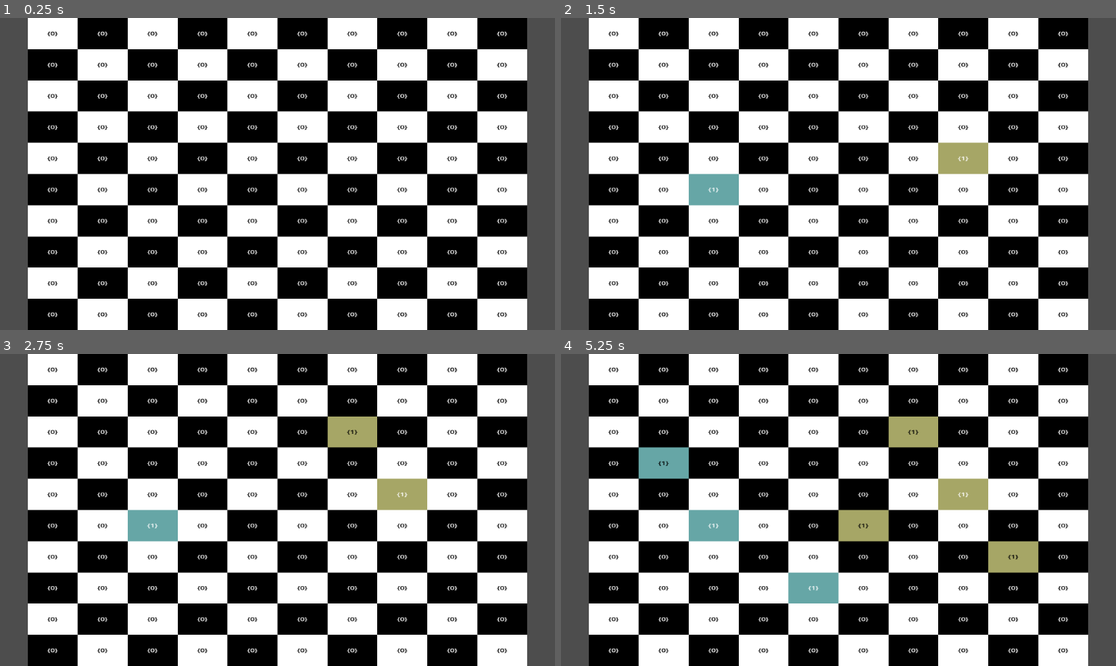
Above: before the commit, frames 1-4 (two rows, left to right).
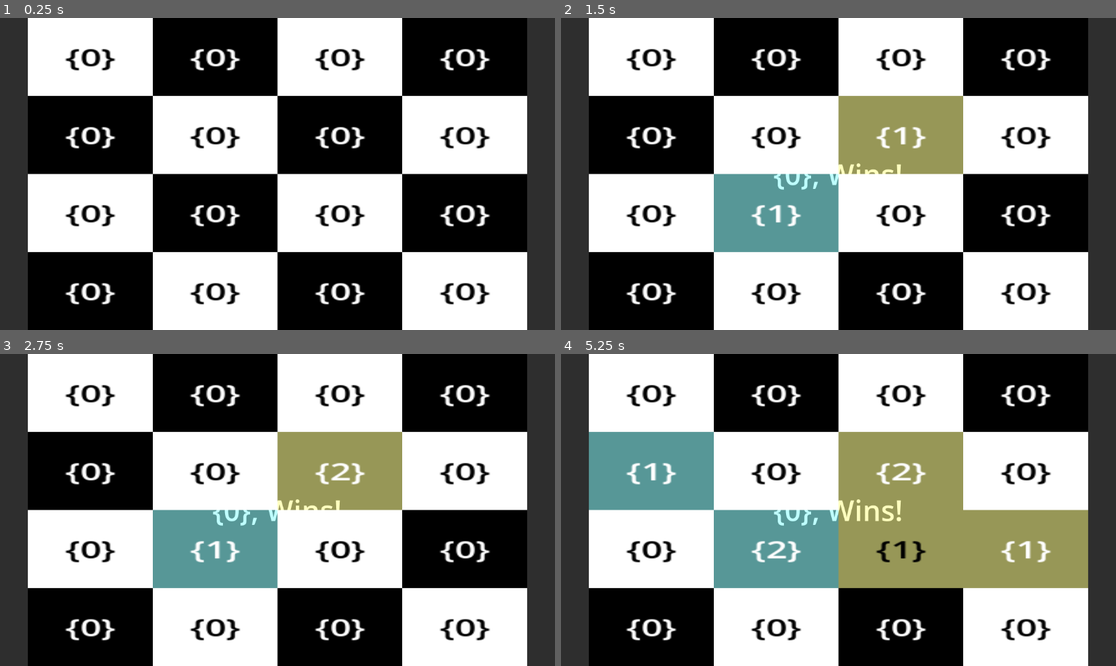
Above: after the commit, the same moments.

Repository: justAbhi77/Chain_Reaction
Game: Godot game, scene res://Scenes/root.tscn
The game is run twice, just before and just after one commit, with the same random seed, the same clock (stepped at 60 frames per second) and the same inputs.
Inputs (mouse positions are in pixels of both pictures, inside the frame that each line leads up to):
- Up to frame 1 (0.25 s): no input
- Up to frame 2 (1.5 s): tap Enter at 0.5 s; move the mouse to (960, 158) at 0.52 s; click (960, 158) at 0.67 s; tap Space at 1.25 s; move the mouse to (727, 189) at 1.27 s; click (727, 189) at 1.42 s
- Up to frame 3 (2.75 s): tap Enter at 2 s; move the mouse to (333, 441) at 2.02 s; click (333, 441) at 2.17 s
- Up to frame 4 (5.25 s): tap Space at 2.75, 4.25 s; move the mouse to (810, 572) at 2.77 s; click (810, 572) at 2.92 s; tap Enter at 3.5 s; move the mouse to (1005, 556) at 3.52 s; click (1005, 556) at 3.67 s; move the mouse to (672, 463) at 4.27 s; click (672, 463) at 4.42 s; move the mouse to (866, 510) at 5.02 s; click (866, 510) at 5.17 s

The runs differ from the first frame. In frame 1, 58% of the frame differs, in the area x 0-100%, y 0-100%; in frame 2, 62%; in frame 3, 62%; in frame 4, 68%.

Commit message:
Win screen and nested looping bug fix.

Diff:
--- a/Scenes/Cell.tscn
+++ b/Scenes/Cell.tscn
@@ -22,6 +22,7 @@
 grow_horizontal = 2
 grow_vertical = 2
 size_flags_vertical = 1
+theme_override_font_sizes/font_size = 30
 text = "{0}"
 horizontal_alignment = 1
 vertical_alignment = 1
--- a/Scenes/WinScreen.tscn
+++ b/Scenes/WinScreen.tscn
@@ -1,13 +1,22 @@
 [gd_scene format=3 uid="uid://d4nsrcvan0h4h"]
 
-[node name="WinScreen" type="Node2D"]
-
-[node name="Panel" type="Panel" parent="."]
+[node name="WinScreen" type="Control"]
+layout_mode = 3
 anchors_preset = 15
 anchor_right = 1.0
 anchor_bottom = 1.0
-offset_right = 400.0
-offset_bottom = 400.0
+grow_horizontal = 2
+grow_vertical = 2
+
+[node name="Panel" type="Panel" parent="."]
+layout_mode = 1
+anchors_preset = 15
+anchor_right = 1.0
+anchor_bottom = 1.0
+offset_left = -200.0
+offset_top = -200.0
+offset_right = 200.0
+offset_bottom = 200.0
 grow_horizontal = 2
 grow_vertical = 2
 
--- /dev/null
+++ b/Scenes/WinScreen2.tscn
@@ -0,0 +1,34 @@
+[gd_scene format=3 uid="uid://btvuoufb2yrnd"]
+
+[node name="Control" type="Control"]
+layout_mode = 3
+anchors_preset = 15
+anchor_right = 1.0
+anchor_bottom = 1.0
+grow_horizontal = 2
+grow_vertical = 2
+size_flags_horizontal = 4
+size_flags_vertical = 4
+
+[node name="ColorRect" type="ColorRect" parent="."]
+layout_mode = 1
+anchors_preset = 15
+anchor_right = 1.0
+anchor_bottom = 1.0
+grow_horizontal = 2
+grow_vertical = 2
+color = Color(0, 0, 0, 0.588235)
+
+[node name="Label" type="Label" parent="."]
+layout_mode = 1
+anchors_preset = 14
+anchor_top = 0.5
+anchor_right = 1.0
+anchor_bottom = 0.5
+offset_top = -11.5
+offset_bottom = 43.5
+grow_horizontal = 2
+grow_vertical = 2
+text = "Player Wins!"
+horizontal_alignment = 1
+vertical_alignment = 1
--- a/Scenes/root.tscn
+++ b/Scenes/root.tscn
@@ -1,9 +1,14 @@
-[gd_scene load_steps=2 format=3 uid="uid://cr6f35n0uqr66"]
+[gd_scene load_steps=3 format=3 uid="uid://cr6f35n0uqr66"]
 
 [ext_resource type="Script" path="res://Scripts/Screen_Res.gd" id="1_bo85u"]
+[ext_resource type="PackedScene" uid="uid://d4nsrcvan0h4h" path="res://Scenes/WinScreen.tscn" id="2_kqpmq"]
 
 [node name="Root" type="Node2D"]
 script = ExtResource("1_bo85u")
 
 [node name="Timer" type="Timer" parent="."]
 wait_time = 0.7
+
+[node name="WinScreen" parent="." instance=ExtResource("2_kqpmq")]
+offset_right = 1152.0
+offset_bottom = 648.0
--- a/Scripts/Screen_Res.gd
+++ b/Scripts/Screen_Res.gd
@@ -22,12 +22,13 @@
 var isRedTurn: bool = true
 var RedTColor: Color = Color(1, 1, 0.5, 0.5)
 var BlueTColor: Color = Color(0.5, 1, 1, 0.5)
+var CheckMultiClickType:bool= false
 var RedHasPlayed:bool = false
 var BlueHasPlayed:bool = false
 var RoundWon:bool
 
 # Constants
-const BOARD_SIZE:int = 10
+const BOARD_SIZE:int = 4
 const MULTI_CLICK_CORNERS:int = 2
 const MULTI_CLICK_BORDERS:int = 3
 const MULTI_CLICK_ALL:int = 4
@@ -37,11 +38,11 @@
 
 # Called when the node enters the scene tree for the first time.
 func _ready():
+	timerWaitTime = $Timer.wait_time
 	viewport = get_viewport()
 	viewport.size_changed.connect(viewport_Changed)
+	cellExplosionCalculated.connect(checkWin)
 	setup(viewport.size)
-	timerWaitTime = $Timer.wait_time
-	cellExplosionCalculated.connect(checkWin)
 
 func viewport_Changed():
 	setup(viewport.size)
@@ -54,6 +55,7 @@
 	boardCenter = size / 2
 	cellsStartOffset = Vector2(cellSize_min * BOARD_SIZE / 2, cellSize_max * BOARD_SIZE / 2) if size.x < size.y else Vector2(cellSize_max * BOARD_SIZE / 2, cellSize_min * BOARD_SIZE / 2)
 	scale = Vector2(cellSize_min / 100, cellSize_max / 100) if size.x < size.y else Vector2(cellSize_max / 100, cellSize_min / 100)
+
 	BoardStart = boardCenter - cellsStartOffset
 
 	var index
@@ -107,7 +109,7 @@
 		elif cellSpriteNode.modulate == currentTColor:
 			pooledCells[index].cell_contents = pooledCells[index].cell_contents+1
 			print("Multi Click at: ", index_i, " ", index_j," With Cell Content number ",pooledCells[index].cell_contents," for ","Red" if isRedTurn else "Blue"," Team")
-			var CheckMultiClickType:bool= false
+			CheckMultiClickType = false
 			if (index_i == 0 and index_j == 0) or (index_i == 0 and index_j == BOARD_SIZE-1) or (index_i == BOARD_SIZE-1 and index_j == 0) or (index_i == BOARD_SIZE-1 and index_j == BOARD_SIZE-1):
 				if pooledCells[index].cell_contents == MULTI_CLICK_CORNERS:
 					CheckMultiClickType = true
@@ -115,7 +117,7 @@
 				if pooledCells[index].cell_contents == MULTI_CLICK_BORDERS:
 					CheckMultiClickType = true
 			elif pooledCells[index].cell_contents == MULTI_CLICK_ALL:
-					CheckMultiClickType = true
+				CheckMultiClickType = true
 
 			if CheckMultiClickType:
 				pooledCells[index].cell_contents = 0
@@ -146,12 +148,11 @@
 	var ExplodedNeighbour=[]
 	var index = getIndex(i,j)
 
-	if pooledCells[index].cell_contents == MULTI_CLICK_ALL:
-		pooledCells[index].cell_contents = 0
-		if (i+j)%2 != 0:
-			pooledCells[index].get_node("Sprite").modulate = BlackColor
-		else:
-			pooledCells[index].get_node("Sprite").modulate = WhiteColor
+	pooledCells[index].cell_contents = 0
+	if (i+j)%2 != 0:
+		pooledCells[index].get_node("Sprite").modulate = BlackColor
+	else:
+		pooledCells[index].get_node("Sprite").modulate = WhiteColor
 
 	for fori in range(-1,2):
 		for forj in range(-1,2):
@@ -168,9 +169,18 @@
 				index = getIndex(neighbouri,neighbourj)
 				pooledCells[index].cell_contents = pooledCells[index].cell_contents+1
 				pooledCells[index].get_node("Sprite").modulate = RedTColor if Turn else BlueTColor
-
-				if pooledCells[index].cell_contents == MULTI_CLICK_ALL:
-					ExplodedNeighbour.append([neighbouri,neighbourj])
+				CheckMultiClickType = false
+			if (neighbouri == 0 and neighbourj == 0) or (neighbouri == 0 and neighbourj == BOARD_SIZE-1) or (neighbouri == BOARD_SIZE-1 and neighbourj == 0) or (neighbouri == BOARD_SIZE-1 and neighbourj == BOARD_SIZE-1):
+				if pooledCells[index].cell_contents == MULTI_CLICK_CORNERS:
+					CheckMultiClickType = true
+			elif neighbouri == 0 or neighbouri == BOARD_SIZE-1 or neighbourj ==0 or neighbourj == BOARD_SIZE-1:
+				if pooledCells[index].cell_contents == MULTI_CLICK_BORDERS:
+					CheckMultiClickType = true
+			elif pooledCells[index].cell_contents == MULTI_CLICK_ALL:
+				CheckMultiClickType = true
+
+			if CheckMultiClickType:
+				ExplodedNeighbour.append([neighbouri,neighbourj])
 
 			$Timer.wait_time = timerWaitTime*0.5
 			$Timer.start()
@@ -214,6 +224,7 @@
 		return
 	RoundWon = true
 	var Wininstance = WinScreen.instantiate()
+	Wininstance.position = boardCenter
 	if redCells >0:
 		print("Red Wins")
 		Wininstance.get_node("Panel/Label").text = "Red Wins!"
Not shown, changed: export_presets.cfg
